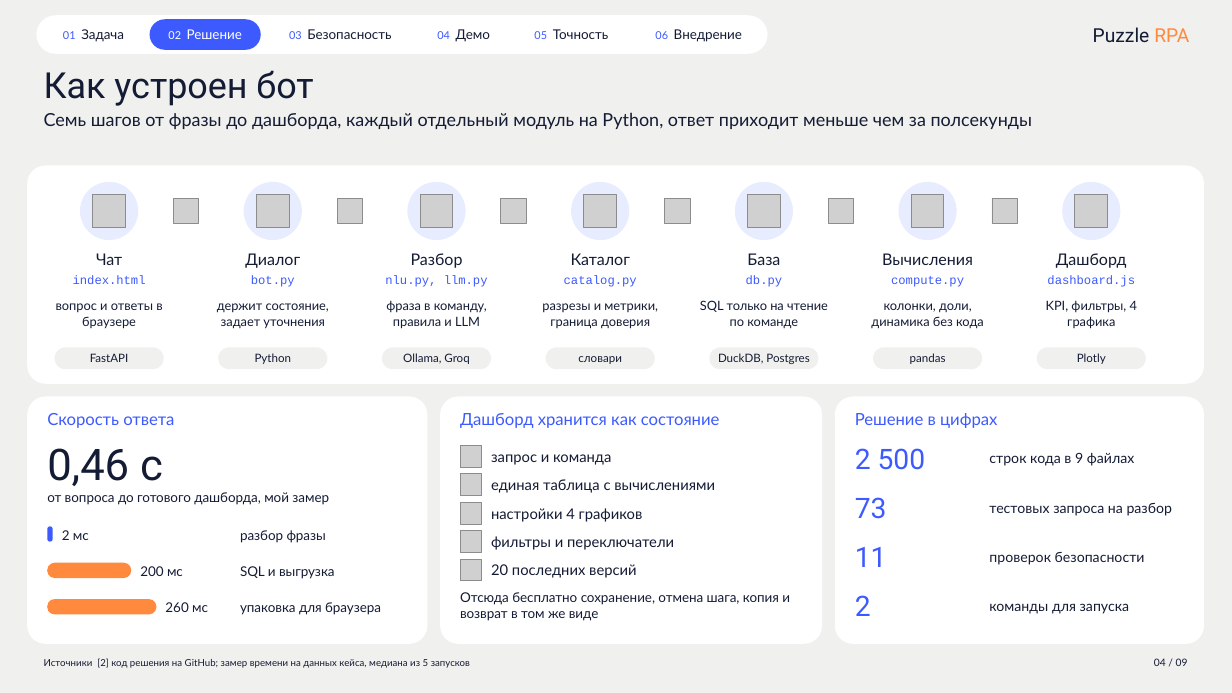
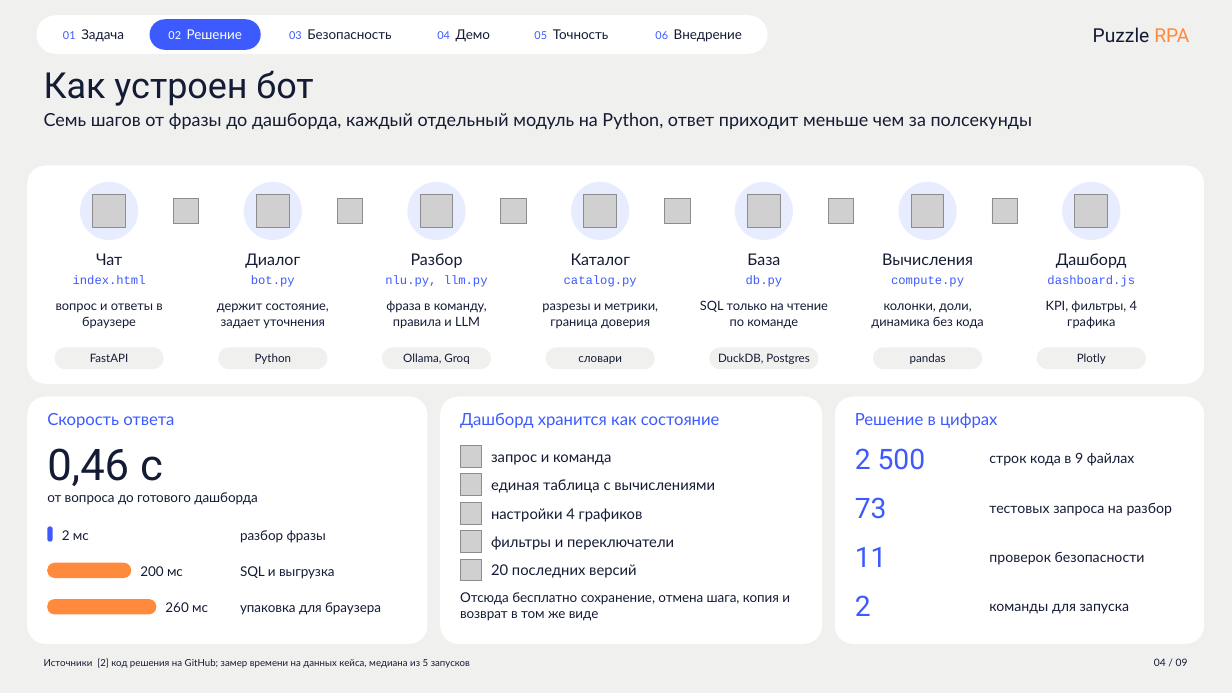
Before and after one commit to alkornilovich/Cases, a slide deck: slide 4 of sk-challenge-puzzle-bi-bot/presentation/Puzzle_BI_чат-бот.pptx. Drawn at 1232x693 pixels with LibreOffice and Linux fonts; fonts in the diff are those of the drawing; grey boxes stand for pictures. Boxes give left, top, right and bottom in pixels: in the first picture for what was removed or moved away, otherwise in the second. Text is boxed around its words. In the diff, an @@ line names an element or a change of style, - is before the commit and + after.

```diff
--- a/sk-challenge-puzzle-bi-bot/presentation/Puzzle_BI_чат-бот.pptx
+++ b/sk-challenge-puzzle-bi-bot/presentation/Puzzle_BI_чат-бот.pptx
@@ text at (47,492,258,505): text changed @@
-от вопроса до готового дашборда, мой замер
+от вопроса до готового дашборда
```
Also in this commit, not shown: 1 other file.
